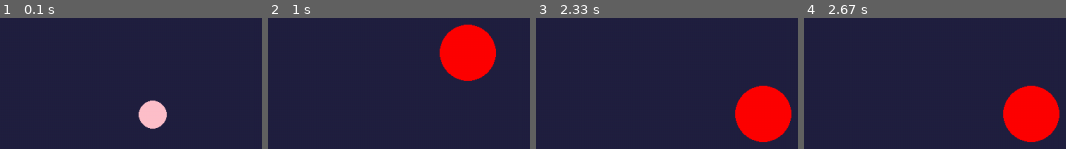
Above: before the commit, frames 1-4 (left to right).
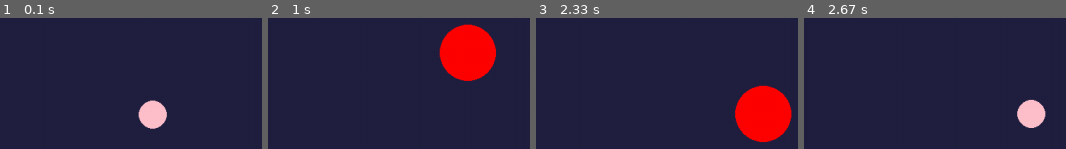
Above: after the commit, the same moments.

Repository: LeoArtDev/pygame_academic_project
Game: pygame game, started from main.py
The game is run twice, just before and just after one commit, with the same random seed, the same clock (stepped at 60 frames per second) and the same inputs.
Inputs:
- Up to frame 1 (0.1 s): no input
- Up to frame 2 (1 s): tap Space at 0.33 s; tap W at 0.67 s
- Up to frame 3 (2.33 s): hold R 1-1.47 s; tap W at 1.07, 1.37 s
- Up to frame 4 (2.67 s): tap 1 at 2.5 s

Frames 1-3 are identical in both runs. In frame 4, 7.4% of the frame differs, in the area x 75-98%, y 51-95%.

Commit message:
adicionei um tipo de botão de pause, mas removi logo em seguida pois não é a hora agora

Diff:
--- a/entities/player.py
+++ b/entities/player.py
@@ -16,9 +16,6 @@
         self.vertical = 150
         self.morto = False
         self.direcao_x = -1
-
-        self.paused = False
-
         #self.pos = (self.x, self.y)
 
     def draw(self, tela):
@@ -59,17 +56,6 @@
             (self.x, self.y),
             40
         )
-
-    def dispause(self, dt):
-        self.paused = False
-        self.velocidade = 800
-        self.vertical = 280
-
-    def pause(self, dt):
-        self.paused = True
-        self.velocidade = 0
-        self.vertical = 0
-
     # fiz só pra brincar kk
     def restart(self, tela):
         self.morto = False
--- a/main.py
+++ b/main.py
@@ -7,9 +7,11 @@
 clock = pygame.time.Clock()
 player = Player()
 
+
 def main ():
     running = True
     player.morto = False
+    paused = False
     while running:
         dt = clock.tick(FPS) / 1000
         # poll for events
@@ -25,29 +27,32 @@
                 if event.key == pygame.K_ESCAPE:
                     pygame.QUIT()
 
-            if event.type == pygame.KEYDOWN:
+                if event.key == pygame.K_1:
+                    paused = not paused
+
                 if event.key == pygame.K_SPACE:
                     player.mudar_direcao(dt)
 
-            if event.type == pygame.KEYDOWN:
                 if event.key == pygame.K_w:
                     player.morto = True
 
-            if event.type == pygame.KEYDOWN:
                 if player.morto == True and event.key == pygame.K_r:
                     player.restart(tela)
-            if event.type == pygame.KEYDOWN:
+
                 if event.key == pygame.K_p:
                     player.pause(dt)
+
                 if event.key == pygame.K_o:
                     player.dispause(dt)
 
-        if not player.morto:
-            player.subir(dt)
-            player.zigzag(dt)
-            player.morte_lateral(dt)
-        else:
-            player.game_over(tela)
+
+        if not paused:
+            if not player.morto:
+                player.subir(dt)
+                player.zigzag(dt)
+                player.morte_lateral(dt)
+            else:
+                player.game_over(tela)
 
         # if not player.paused:
         #     player.subir(dt)
